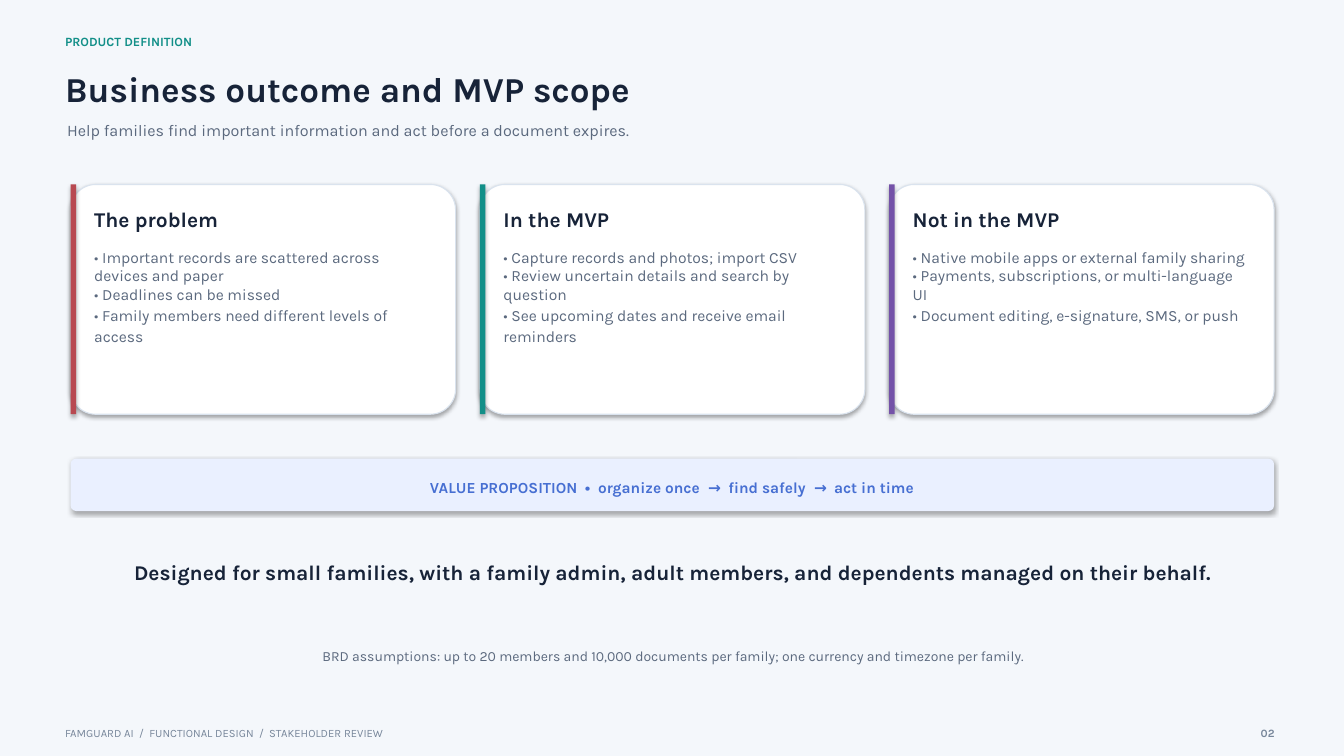
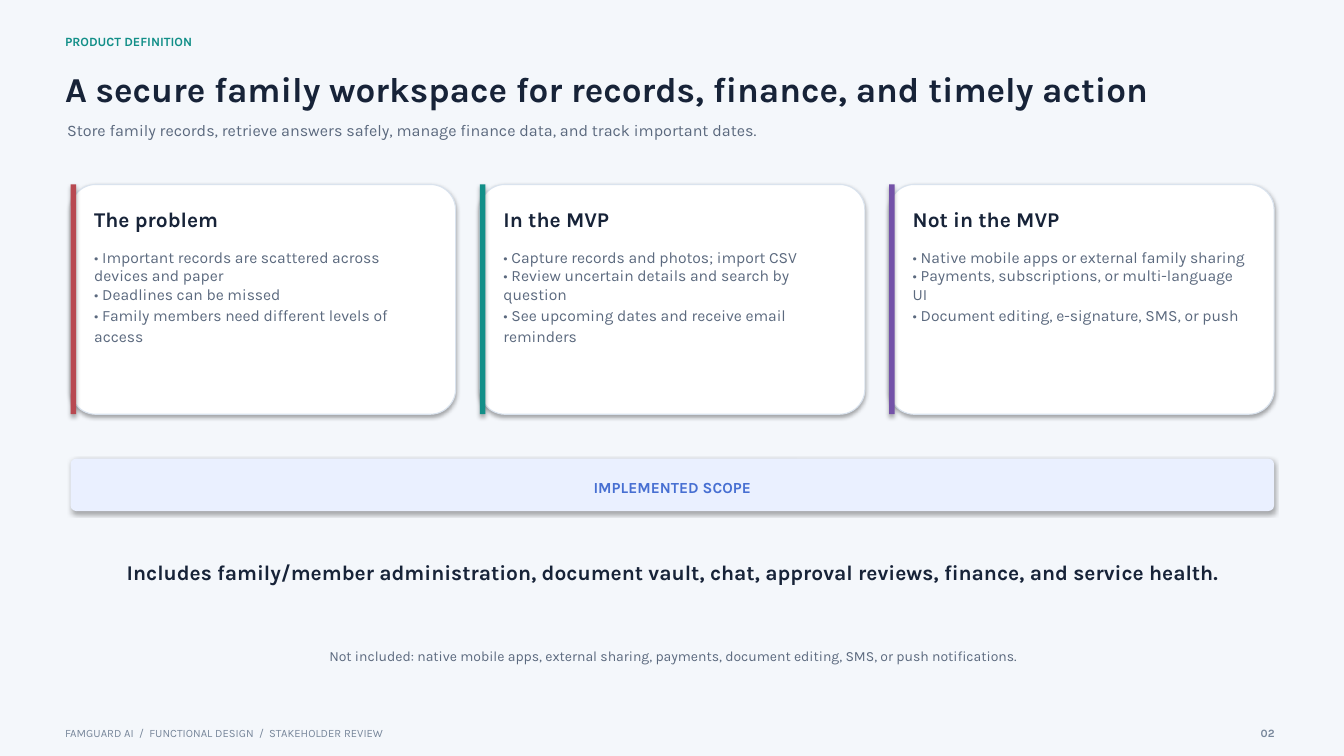
Before and after one commit to rajendranduraiswamy76-dev/FamGuard, a slide deck: slide 2 of docs/FamGuard-Functional-Design-Stakeholder.pptx. Drawn at 1344x756 pixels with LibreOffice and Linux fonts; fonts in the diff are those of the drawing. Boxes give left, top, right and bottom in pixels: in the first picture for what was removed or moved away, otherwise in the second. Text is boxed around its words. In the diff, an @@ line names an element or a change of style, - is before the commit and + after.

```diff
--- a/docs/FamGuard-Functional-Design-Stakeholder.pptx
+++ b/docs/FamGuard-Functional-Design-Stakeholder.pptx
@@ text at (65,77,1148,111): text changed @@
-Business outcome and MVP scope
+A secure family workspace for records, finance, and timely action
@@ text at (67,125,756,140): text changed @@
-Help families find important information and act before a document expires.
+Store family records, retrieve answers safely, manage finance data, and track important dates.
@@ text at (594,483,751,493): text changed @@
-VALUE PROPOSITION • organize once → find safely → act in time
+IMPLEMENTED SCOPE
@@ text at (127,564,1218,586): text changed @@
-Designed for small families, with a family admin, adult members, and dependents managed on their behalf.
+Includes family/member administration, document vault, chat, approval reviews, finance, and service health.
@@ text at (329,651,1017,665): text changed @@
-BRD assumptions: up to 20 members and 10,000 documents per family; one currency and timezone per family.
+Not included: native mobile apps, external sharing, payments, document editing, SMS, or push notifications.
```
Also in this commit, not shown: 16 other slides changed, 1 other file.
